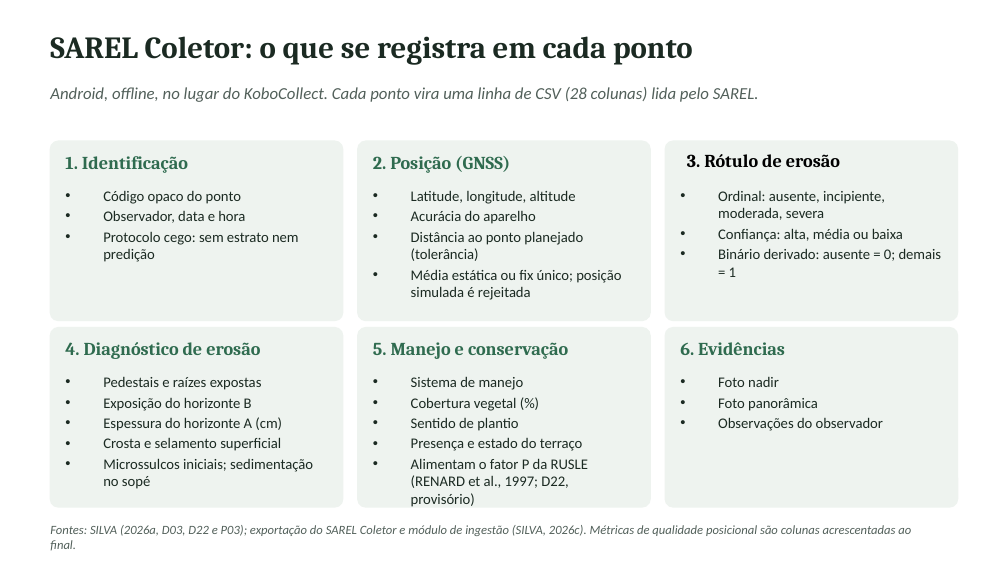
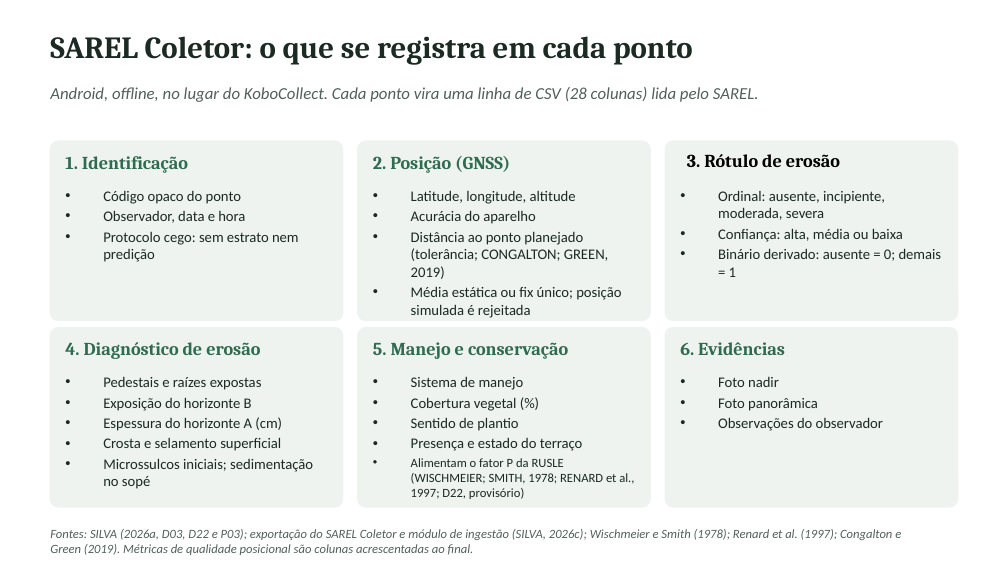
Before and after one commit to RedZardoz/localizador-erosao-v02, a slide deck: slide 12 of docs/Apresentacao_SAREL_Enxuta_3_referencias_ABNT.pptx. Drawn at 1008x567 pixels with LibreOffice and Linux fonts; fonts in the diff are those of the drawing. Boxes give left, top, right and bottom in pixels: in the first picture for what was removed or moved away, otherwise in the second. Text is boxed around its words. In the diff, an @@ line names an element or a change of style, - is before the commit and + after.

```diff
--- a/docs/Apresentacao_SAREL_Enxuta_3_referencias_ABNT.pptx
+++ b/docs/Apresentacao_SAREL_Enxuta_3_referencias_ABNT.pptx
@@ text at bbox=[411, 232, 608, 279]: text changed @@
-• Distância ao ponto planejado (tolerância)
+• Distância ao ponto planejado (tolerância; CONGALTON; GREEN, 2019)
@@ text at bbox=[411, 458, 634, 499]: text changed; size 10.5 to 9 pt @@
-• Alimentam o fator P da RUSLE (RENARD et al., 1997; D22, provisório)
+• Alimentam o fator P da RUSLE (WISCHMEIER; SMITH, 1978; RENARD et al., 1997; D22, provisório)
@@ text at bbox=[50, 529, 901, 555]: text changed @@
-Fontes: SILVA (2026a, D03, D22 e P03); exportação do SAREL Coletor e módulo de ingestão (SILVA, 2026c). Métricas de qualidade posicional são colunas acrescentadas ao final.
+Fontes: SILVA (2026a, D03, D22 e P03); exportação do SAREL Coletor e módulo de ingestão (SILVA, 2026c); Wischmeier e Smith (1978); Renard et al. (1997); Congalton e Green (2019). Métricas de qualidade posicional são colunas acrescentadas ao final.
```
Also in this commit, not shown: 10 other slides changed.
